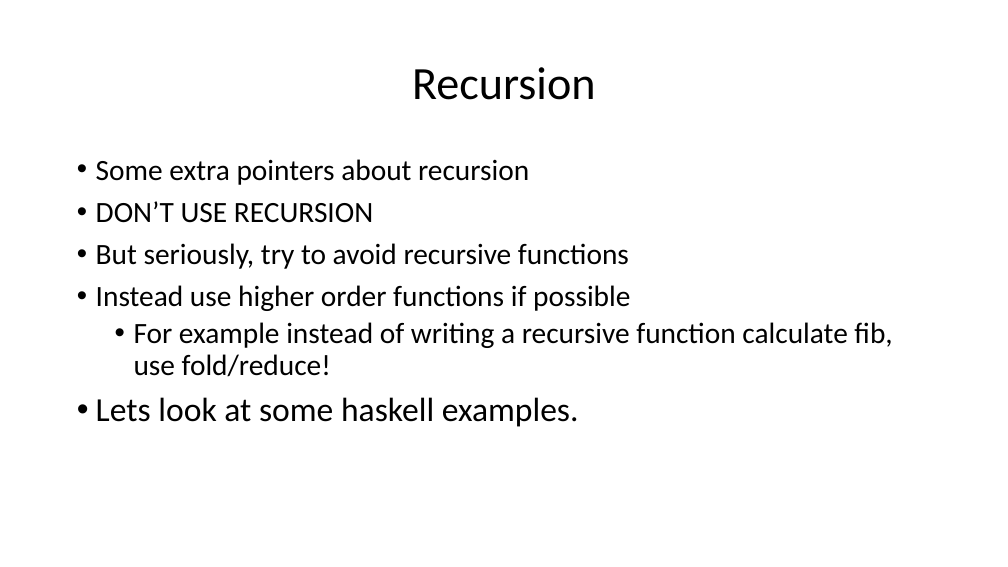
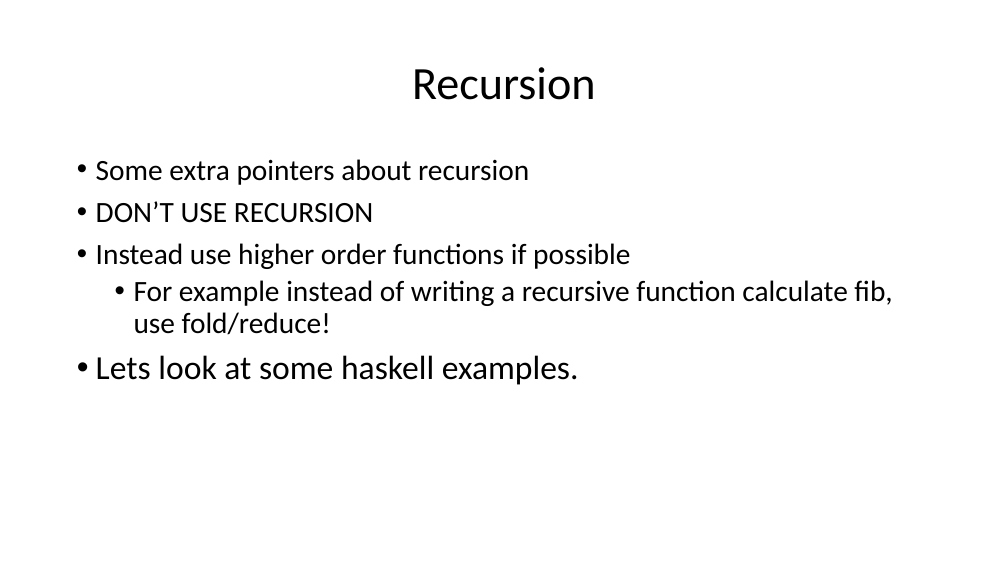
Before and after one commit to aludkiewicz/comparativefunc, a slide deck: slide 69 of presentation.pptx. Drawn at 1008x567 pixels with LibreOffice and Linux fonts; fonts in the diff are those of the drawing. Boxes give left, top, right and bottom in pixels: in the first picture for what was removed or moved away, otherwise in the second. Text is boxed around its words. In the diff, an @@ line names an element or a change of style, - is before the commit and + after.

```diff
--- a/presentation.pptx
+++ b/presentation.pptx
@@ text at (96, 243, 629, 269): paragraph removed @@
-• But seriously, try to avoid recursive functions
```
Also in this commit, not shown: 7 other slides changed, 4 slides added.
